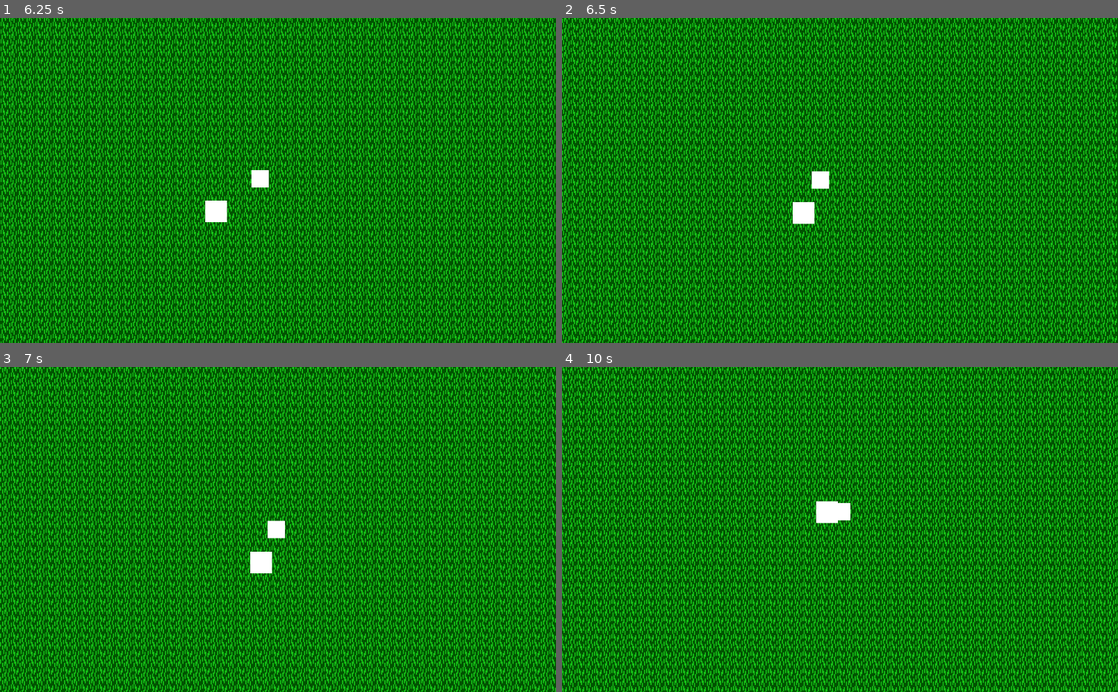
Above: before the commit, frames 1-4 (two rows, left to right).
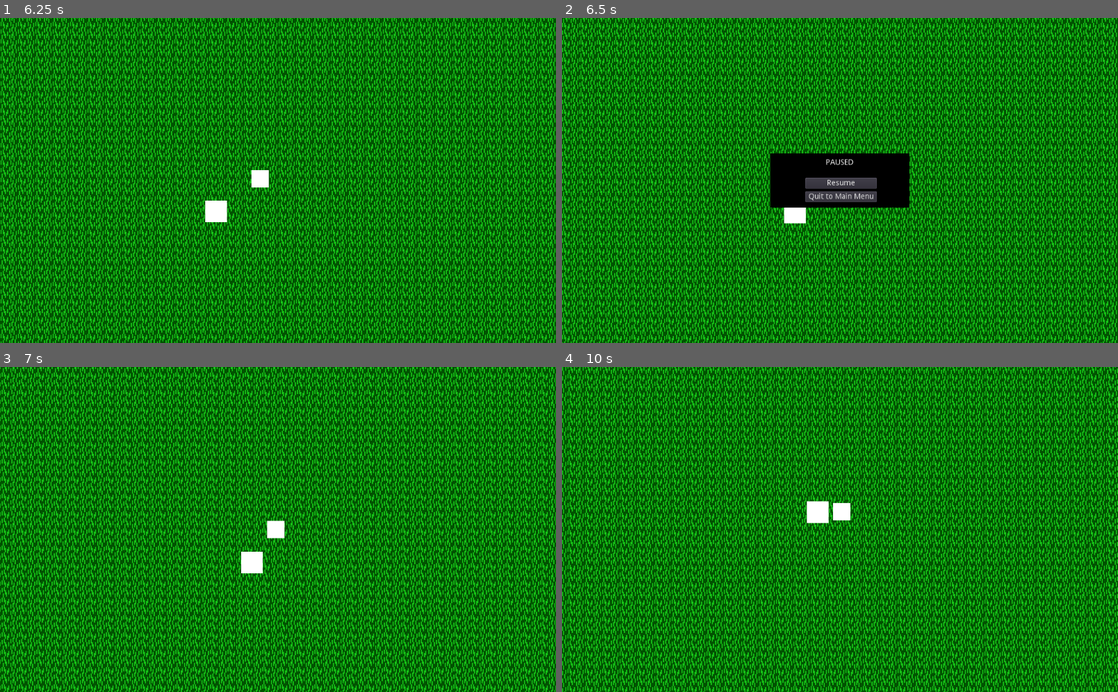
Above: after the commit, the same moments.

Repository: Wolfenrahd/New-Folder
Game: Godot game, scene res://UI/TitleScreen.tscn
Same seed, same stepped clock (60 frames per second), same inputs: the game is played once before the commit and once after it.
Inputs (mouse positions are in pixels of both pictures, inside the frame that each line leads up to):
- Up to frame 1 (6.25 s): click "New Game" at 0.5 s; click (278, 105) at 1.27 s; type "Alex" at 1.35 s; click "Create Character" at 2 s; tap Enter at 2.75 s; hold D (right) 2.78-3.53 s; hold S (down) 3.53-4.28 s; hold D (right) 4.28-5.03 s; hold W (up) 5.03-5.78 s; hold A (left) from 5.78 s (still down)
- Up to frame 2 (6.5 s): keep holding A (left); tap Escape (pause) at 6.4 s
- Up to frame 3 (7 s): release A (left) at 6.5 s; click (278, 532) at 6.5 s, where only the run after the commit has a clickable "Resume"
- Up to frame 4 (10 s): hold A (left) 7.28-8.03 s; hold S (down) 8.03-8.78 s; hold D (right) 8.78-9.53 s; hold W (up) from 9.53 s (still down)

Frame 1 is identical in both runs. In frame 2, 35% of the frame differs, in the area x 0-100%, y 0-100%; in frame 3, 58%; in frame 4, 59%.

Commit message:
Added pause menu

Diff:
--- a/Entities/Player.gd
+++ b/Entities/Player.gd
@@ -19,4 +19,4 @@
 	global.playerY = position.y
 
 	if(Input.is_action_just_pressed("pause")):
-		global.saveGame()
+		get_tree().paused = true
--- a/Entities/Player.tscn
+++ b/Entities/Player.tscn
@@ -1,6 +1,7 @@
-[gd_scene load_steps=4 format=2]
+[gd_scene load_steps=5 format=2]
 
 [ext_resource path="res://Entities/Player.gd" type="Script" id=1]
+[ext_resource path="res://UI/PauseMenu.tscn" type="PackedScene" id=2]
 
 [sub_resource type="RectangleShape2D" id=1]
 extents = Vector2( 8, 8 )
@@ -21,3 +22,5 @@
 current = true
 zoom = Vector2( 0.5, 0.5 )
 smoothing_enabled = true
+
+[node name="PauseMenu" parent="." instance=ExtResource( 2 )]
--- /dev/null
+++ b/UI/PauseMenu.gd
@@ -0,0 +1,16 @@
+extends CanvasLayer
+
+func _process(delta):
+	if(get_tree().paused):
+		get_node("ColorRect").show()
+	else:
+		get_node("ColorRect").hide()
+
+func _on_UnpauseButton_pressed():
+	get_tree().paused = false
+
+func _on_QuitButton_pressed():
+	# We have to unpause or the title screen will do nothing
+	get_tree().paused = false
+	global.saveGame()
+	get_tree().change_scene("res://UI/TitleScreen.tscn")
--- /dev/null
+++ b/UI/PauseMenu.tscn
@@ -0,0 +1,46 @@
+[gd_scene load_steps=2 format=2]
+
+[ext_resource path="res://UI/PauseMenu.gd" type="Script" id=1]
+
+[node name="PauseMenu" type="CanvasLayer"]
+pause_mode = 2
+script = ExtResource( 1 )
+
+[node name="ColorRect" type="ColorRect" parent="."]
+margin_left = 384.0
+margin_top = 250.0
+margin_right = 640.0
+margin_bottom = 350.0
+color = Color( 0, 0, 0, 1 )
+__meta__ = {
+"_edit_use_anchors_": false
+}
+
+[node name="Label" type="Label" parent="ColorRect"]
+margin_top = 10.0
+margin_right = 256.0
+margin_bottom = 24.0
+text = "PAUSED"
+align = 1
+__meta__ = {
+"_edit_use_anchors_": false
+}
+
+[node name="UnpauseButton" type="Button" parent="ColorRect"]
+margin_left = 64.0
+margin_top = 45.0
+margin_right = 196.0
+margin_bottom = 65.0
+text = "Resume"
+__meta__ = {
+"_edit_use_anchors_": false
+}
+
+[node name="QuitButton" type="Button" parent="ColorRect"]
+margin_left = 64.0
+margin_top = 70.0
+margin_right = 196.0
+margin_bottom = 90.0
+text = "Quit to Main Menu"
+[connection signal="pressed" from="ColorRect/UnpauseButton" to="." method="_on_UnpauseButton_pressed"]
+[connection signal="pressed" from="ColorRect/QuitButton" to="." method="_on_QuitButton_pressed"]
